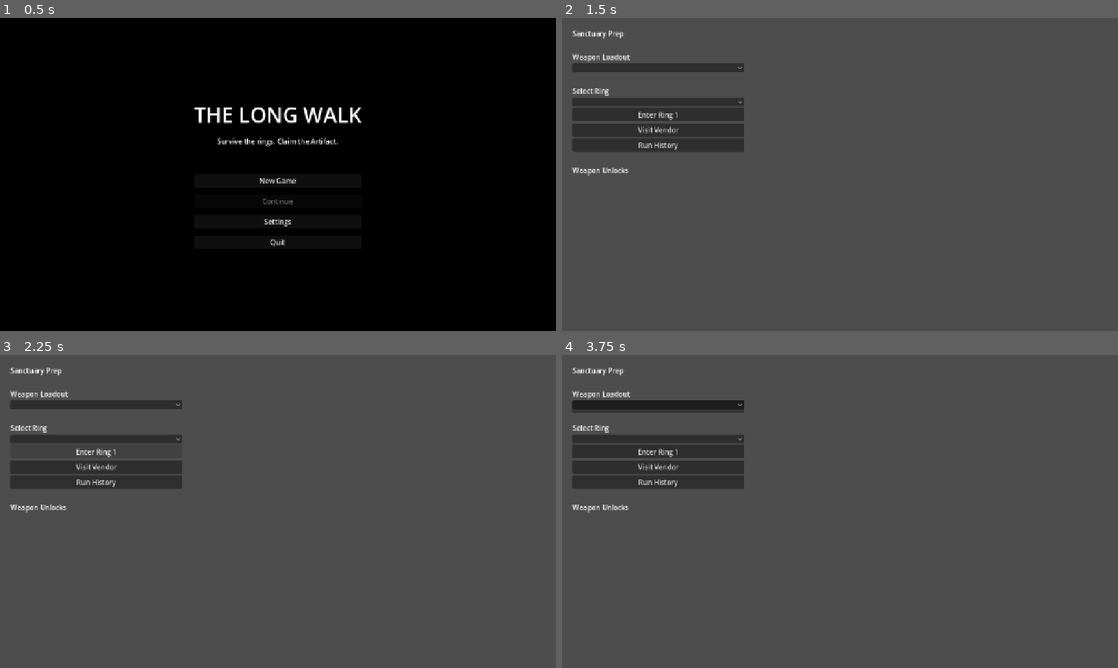
Above: before the commit, frames 1-4 (two rows, left to right).
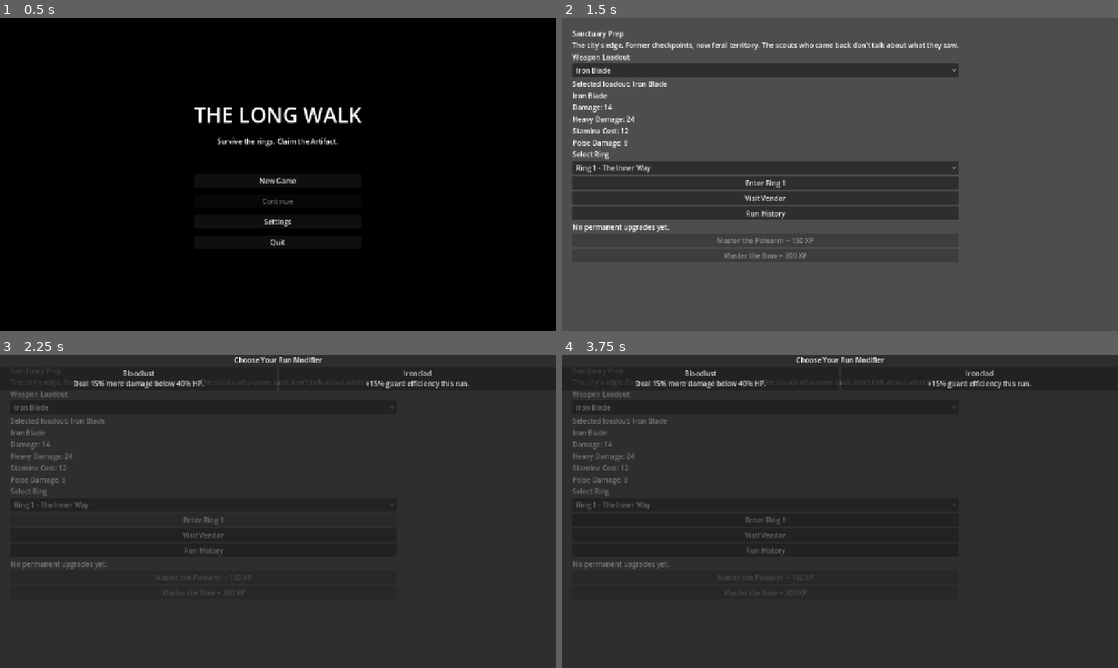
Above: after the commit, the same moments.

Repository: cbradshaw11/game-concept
Game: Godot game, scene res://scenes/main.tscn
Same seed, same stepped clock (60 frames per second), same inputs: the game is played once before the commit and once after it.
Inputs (mouse positions are in pixels of both pictures, inside the frame that each line leads up to; where the layout moved, square brackets give the same spot in the first picture):
- Up to frame 1 (0.5 s): no input
- Up to frame 2 (1.5 s): click "New Game" at 0.5 s; click "Begin" at 1.25 s
- Up to frame 3 (2.25 s): click "Enter Ring 1" at 2 s
- Up to frame 4 (3.75 s): click "Enter Ring 1" at 2.75 s; click (767, 408) [656, 405] at 3.5 s

Frame 1 is identical in both runs. In frame 2, 20% of the frame differs, in the area x 1-72%, y 7-77%; in frame 3, 93%, in the area x 0-100%, y 0-100%; in frame 4, 93%.
Error before the commit: Parse Error: Cannot infer the type of "settings_instance" variable because the value doesn't have a set type. (res://scripts/ui/flow_ui.gd:149)

Commit message:
fix: explicit PackedScene type in flow_ui -- Godot 4.6 type inference

Diff:
--- a/game/scripts/ui/flow_ui.gd
+++ b/game/scripts/ui/flow_ui.gd
@@ -145,8 +145,8 @@
 	on_idle_ready()
 
 func _on_settings_button_pressed() -> void:
-	var settings_scene := load("res://scenes/ui/settings.tscn")
-	var settings_instance := settings_scene.instantiate()
+	var settings_scene: PackedScene = load("res://scenes/ui/settings.tscn")
+	var settings_instance: Node = settings_scene.instantiate()
 	add_child(settings_instance)
 	settings_instance.settings_closed.connect(_on_settings_closed.bind(settings_instance))
 
